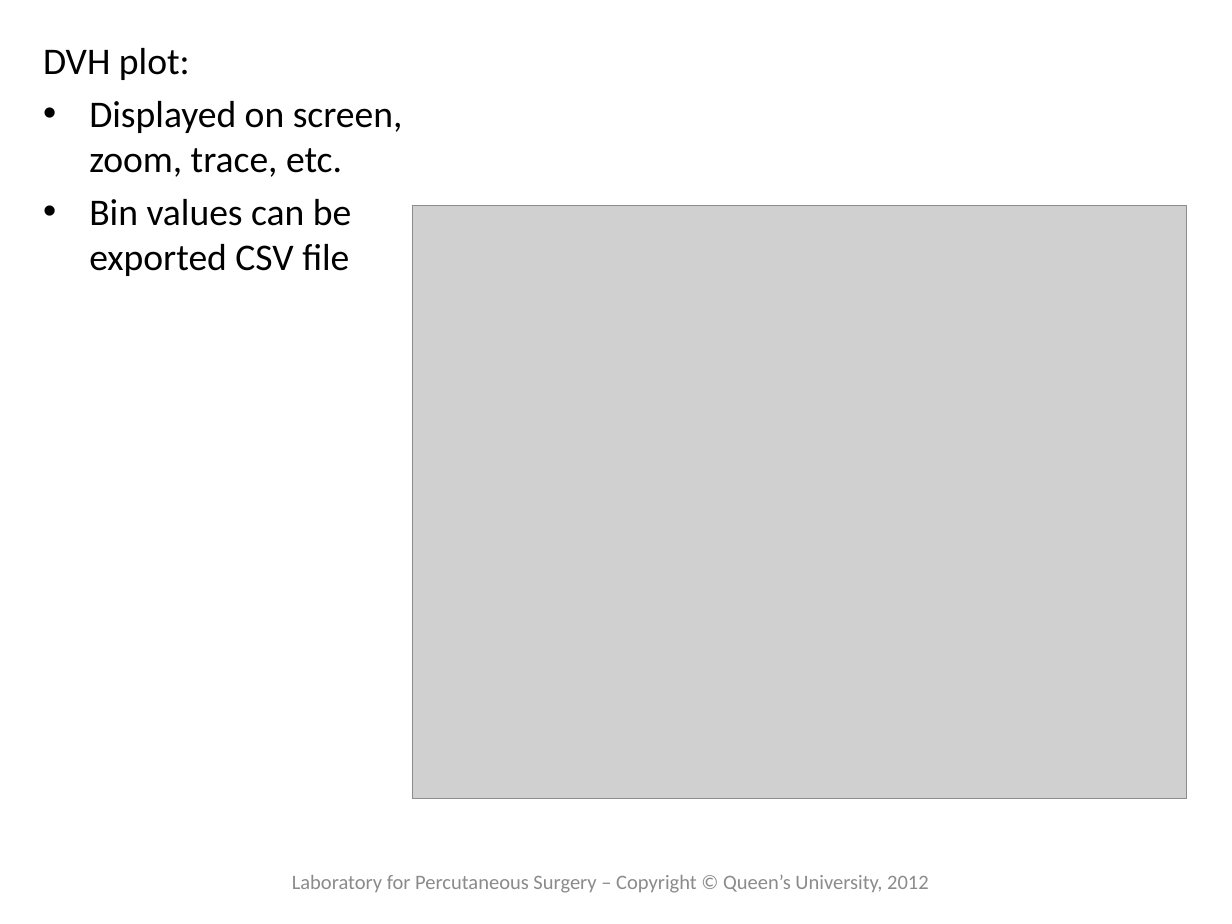
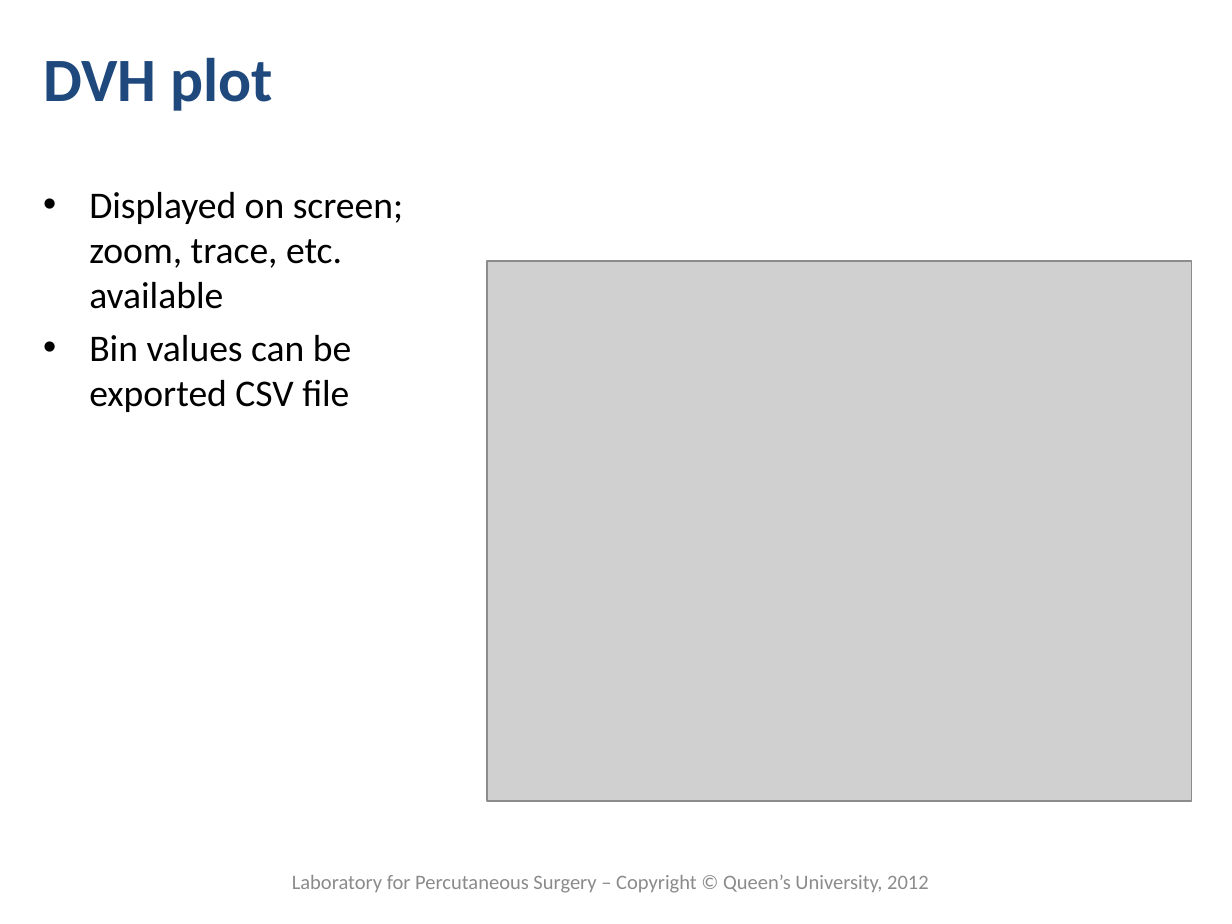
Before and after one commit to SlicerRt/SlicerRtDoc, a slide deck: slide 10 of overview/SlicerRtOverview.pptx (slide 11 before the commit). Drawn at 1232x924 pixels with LibreOffice and Linux fonts; fonts in the diff are those of the drawing; grey boxes stand for pictures; background and template pictures are left out. Boxes give left, top, right and bottom in pixels: in the first picture for what was removed or moved away, otherwise in the second. Text is boxed around its words. In the diff, an @@ line names an element or a change of style, - is before the commit and + after.

```diff
--- a/overview/SlicerRtOverview.pptx
+++ b/overview/SlicerRtOverview.pptx
@@ title added at [43,57,273,111], 36 pt, text #1F497D, bold @@
+DVH plot
@@ text "Displayed on screen; zoom, trace, ...": place and size @@
-text "Displayed on screen; zoom, trace, ..." at [43,48,403,276]
+text "Displayed on screen; zoom, trace, ..." at [89,192,403,412]
@@ text at [89,192,403,309]: text changed @@
-DVH plot:
-• Displayed on screen, zoom, trace, etc.
+• Displayed on screen; zoom, trace, etc. available
@@ picture: place and size @@
-picture at [413,206,1188,800]
+picture at [487,261,1191,801]
```
Also in this commit, not shown: 4 other slides changed, 3 slides added.
